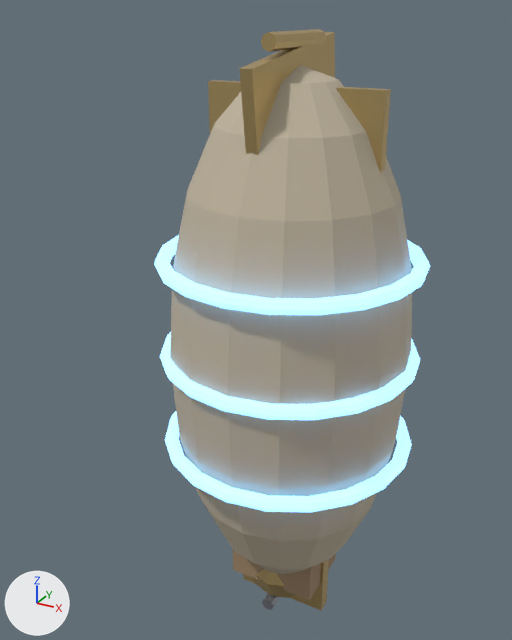
Before and after pictures for a commit that changed the glTF model game/assets/models/gearforge_airship.glb.
Before and after are seen from a 50 mm camera at (4.65, -9.6, 8.0) aimed at (-0.71, 0.15, 3.13). The lights are fixed; the arrows at lower left show +X, +Y and +Z. The picture after the commit comes second. Vertices at exactly the same position are counted once.

The scene before the commit, as lines of its bpy script (objects in view):
```python
ob_gearforge_airship_band_12 = bpy.data.objects.new('gearforge_airship_band_12', me_torus)
ob_gearforge_airship_band_12.location = (0.0, 0.0, 1.2)
ob_gearforge_airship_band_28 = bpy.data.objects.new('gearforge_airship_band_28', me_torus_001)
ob_gearforge_airship_band_28.location = (0.0, 0.0, 2.8)
ob_gearforge_airship_band_44 = bpy.data.objects.new('gearforge_airship_band_44', me_torus_002)
ob_gearforge_airship_band_44.location = (0.0, 0.0, 4.4)
ob_gearforge_airship_envelope = bpy.data.objects.new('gearforge_airship_envelope', me_sphere)
ob_gearforge_airship_envelope.location = (0.0, 0.0, 0.0)
ob_gearforge_airship_fin_h = bpy.data.objects.new('gearforge_airship_fin_h', me_cube_001)
ob_gearforge_airship_fin_h.location = (0.0, 0.0, 0.0)
ob_gearforge_airship_fin_v = bpy.data.objects.new('gearforge_airship_fin_v', me_cube)
ob_gearforge_airship_fin_v.location = (0.0, 0.0, 0.0)
ob_gearforge_airship_gondola = bpy.data.objects.new('gearforge_airship_gondola', me_cube_002)
ob_gearforge_airship_gondola.location = (0.0, 0.0, 0.0)
ob_gearforge_airship_gondola_trim = bpy.data.objects.new('gearforge_airship_gondola_trim', me_cube_003)
ob_gearforge_airship_gondola_trim.location = (0.0, 0.0, 0.0)
ob_gearforge_airship_tail_spike = bpy.data.objects.new('gearforge_airship_tail_spike', me_cylinder)
ob_gearforge_airship_tail_spike.location = (0.0, 0.0, 0.0)
```
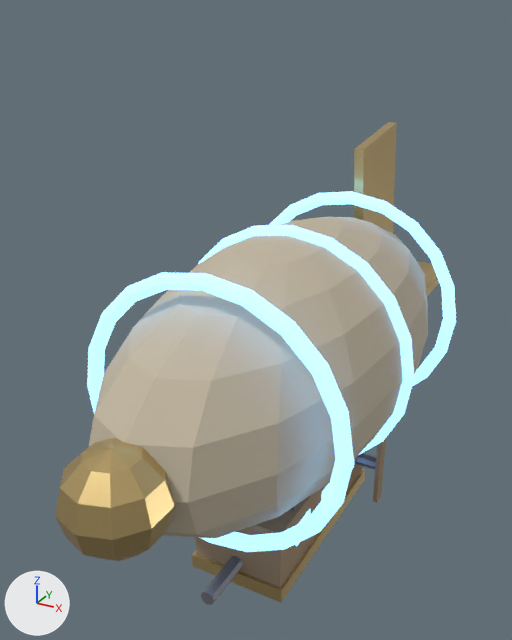
What differs and where, as boxes [x1, y1, x2, y2] in the pictures (512 x 640 px):
'gearforge_airship_envelope', rescaled (40% wider, 37% shorter)
    before: [170, 65, 412, 574]
    after: [89, 217, 428, 538]
'gearforge_airship_nose', moved
    before: [254, 569, 296, 598]
    after: [55, 438, 174, 561]
'gearforge_airship_band_75', added
    after: [87, 272, 354, 552]
'gearforge_airship_fin_v', reshaped (55% narrower, 10% shorter)
    before: [239, 32, 335, 156]
    after: [354, 122, 397, 233]
'gearforge_airship_band_44', deleted
    before: [154, 235, 430, 315]
'gearforge_airship_band_12', deleted
    before: [165, 411, 412, 513]
'gearforge_airship_gondola', rescaled
    before: [233, 549, 336, 600]
    after: [195, 458, 362, 588]
'gearforge_airship_band_28', deleted
    before: [160, 332, 420, 420]
'gearforge_airship_band_100', added
    after: [198, 225, 414, 455]
'gearforge_airship_band_125', added
    after: [269, 191, 456, 386]
'gearforge_airship_fin_h', moved, rescaled
    before: [208, 80, 391, 173]
    after: [417, 261, 448, 296]
'gearforge_airship_gondola_trim', rescaled
    before: [243, 560, 329, 610]
    after: [192, 469, 365, 603]
'gearforge_airship_tail_spike', moved (not visible afterwards)
    before: [261, 29, 326, 52]
'gearforge_airship_prop_blade_10', added (beige)
    after: [373, 438, 386, 503]
'gearforge_airship_prop_hub_10', added
    after: [355, 453, 376, 470]
'gearforge_airship_win_90', added (mostly hidden)
    after: [296, 509, 311, 546]

What changed in the scene script:
```text
Change me_sphere:
    remove me_sphere.from_pydata(...)  # 146 vertices, 288 faces; spans x -2.0..2.0, y -2.0..2.0, z -1.7..7.3
    add me_sphere.from_pydata(...)  # 146 vertices, 288 faces; spans x -2.0..2.0, y -4.5..4.5, z 0.8..4.8
    me_sphere part 1: the whole mesh is scaled about its middle by (1, 2.25, 0.444)
Change me_cube_001:
    remove me_cube_001.from_pydata(...)  # 8 vertices, 12 faces; spans x -1.4..1.4, y -0.09..0.09, z 5.4..7.0
    add me_cube_001.from_pydata(...)  # 8 vertices, 12 faces; spans x -1.4..1.4, y 3.0..4.6, z 2.91..3.09
    me_cube_001 part 2: the whole mesh is scaled about its middle by (1, 8.89, 0.112), then moved by (0.0, 3.8, -3.2)
Change me_cube:
    remove me_cube.from_pydata(...)  # 8 vertices, 12 faces; spans x -0.09..0.09, y -1.41..1.41, z 5.53..7.67
    add me_cube.from_pydata(...)  # 8 vertices, 12 faces; spans x -0.09..0.09, y 2.73..4.87, z 3.09..5.91
    me_cube part 3
    me_cube.vertices[0].co: (-0.09, -1.16, 5.53) -> (-0.09, 3.09, 3.09)
    me_cube.vertices[1].co: (-0.09, -1.41, 7.31) -> (-0.09, 2.73, 5.66)  # pixel (239, 68) -> pixel (354, 148)
    me_cube.vertices[2].co: (-0.09, 1.41, 5.89) -> (-0.09, 4.87, 3.34)
    me_cube.vertices[3].co: (-0.09, 1.16, 7.67) -> (-0.09, 4.51, 5.91)  # pixel (323, 31) -> pixel (388, 122)
    me_cube.vertices[4].co: (0.09, -1.16, 5.53) -> (0.09, 3.09, 3.09)
    me_cube.vertices[5].co: (0.09, -1.41, 7.31) -> (0.09, 2.73, 5.66)  # pixel (251, 68) -> pixel (363, 149)
    me_cube.vertices[6].co: (0.09, 1.41, 5.89) -> (0.09, 4.87, 3.34)
    me_cube.vertices[7].co: (0.09, 1.16, 7.67) -> (0.09, 4.51, 5.91)  # pixel (334, 32) -> pixel (396, 122)
Change me_cube_002:
    remove me_cube_002.from_pydata(...)  # 8 vertices, 12 faces; spans x -0.8..0.8, y -0.6..0.6, z -1.8..1.8
    add me_cube_002.from_pydata(...)  # 8 vertices, 12 faces; spans x -0.8..0.8, y -1.8..1.8, z -0.6..0.6
    me_cube_002 part 4: the whole mesh is scaled about its middle by (1, 3, 0.333)
Change me_cube_003:
    remove me_cube_003.from_pydata(...)  # 8 vertices, 12 faces; spans x -0.85..0.85, y -0.12..0.12, z -2.45..1.25
    add me_cube_003.from_pydata(...)  # 8 vertices, 12 faces; spans x -0.85..0.85, y -1.85..1.85, z -0.73..-0.48
    me_cube_003 part 5: the whole mesh is scaled about its middle by (1, 14.8, 0.0676)
Change me_cylinder:
    remove me_cylinder.from_pydata(...)  # 16 vertices, 28 faces; spans x -0.12..0.12, y -0.8..0.8, z 7.48..7.72
    add me_cylinder.from_pydata(...)  # 16 vertices, 28 faces; spans x -0.12..0.12, y 4.2..5.8, z 2.68..2.92
    me_cylinder part 6: the whole mesh is moved by (0.0, 5.0, -4.8)
Remove ob_gearforge_airship_band_12:
    ob_gearforge_airship_band_12 = bpy.data.objects.new('gearforge_airship_band_12', me_torus)
Remove ob_gearforge_airship_band_28:
    ob_gearforge_airship_band_28 = bpy.data.objects.new('gearforge_airship_band_28', me_torus_001)
Remove ob_gearforge_airship_band_44:
    ob_gearforge_airship_band_44 = bpy.data.objects.new('gearforge_airship_band_44', me_torus_002)
Change ob_gearforge_airship_nose:
    ob_gearforge_airship_nose.location: (0.0, 0.0, -1.7) -> (0.0, -4.5, 2.8)
Add ob_gearforge_airship_win_90:
    ob_gearforge_airship_win_90 = bpy.data.objects.new('gearforge_airship_win_90', me_cube_004_1)  # a box spanning x -0.82..0.82, y -1.25..-0.75, z -0.05..0.35; in mat_gearforge_airship_glow_mat (blue #7cbcff, glowing blue #7cbcff)
    ob_gearforge_airship_win_90.location = (0.0, 0.0, 0.0)
Add ob_gearforge_airship_prop_hub_10:
    ob_gearforge_airship_prop_hub_10 = bpy.data.objects.new('gearforge_airship_prop_hub_10', me_cylinder_007_1)  # an 8-sided cylinder along x spanning x 0.8..1.2, y 1.38..1.62, z -0.12..0.12; in mat_gearforge_airship_iron_mat (grey #868993)
    ob_gearforge_airship_prop_hub_10.location = (0.0, 0.0, 0.0)
Add ob_gearforge_airship_prop_blade_10:
    ob_gearforge_airship_prop_blade_10 = bpy.data.objects.new('gearforge_airship_prop_blade_10', me_cube_009_1)  # a box spanning x 1.21..1.29, y 1.38..1.62, z -0.8..0.8; in mat_gearforge_airship_wood_mat (beige #a2896c)
    ob_gearforge_airship_prop_blade_10.location = (0.0, 0.0, 0.0)
Add ob_gearforge_airship_band_125:
    ob_gearforge_airship_band_125 = bpy.data.objects.new('gearforge_airship_band_125', me_torus_002_1)  # a torus around y (ring radius 2.02, tube radius 0.12) spanning x -2.14..2.14, y 2.38..2.62, z 0.66..4.94; in mat_gearforge_airship_glow_mat (blue #7cbcff, glowing blue #7cbcff)
    ob_gearforge_airship_band_125.location = (0.0, 0.0, 0.0)
Add ob_gearforge_airship_band_100:
    ob_gearforge_airship_band_100 = bpy.data.objects.new('gearforge_airship_band_100', me_torus_001_1)  # a torus around y (ring radius 2.02, tube radius 0.12) spanning x -2.14..2.14, y -0.12..0.12, z 0.66..4.94; in mat_gearforge_airship_glow_mat (blue #7cbcff, glowing blue #7cbcff)
    ob_gearforge_airship_band_100.location = (0.0, 0.0, 0.0)
Add ob_gearforge_airship_band_75:
    ob_gearforge_airship_band_75 = bpy.data.objects.new('gearforge_airship_band_75', me_torus_1)  # a torus around y (ring radius 2.02, tube radius 0.12) spanning x -2.14..2.14, y -2.62..-2.38, z 0.66..4.94; in mat_gearforge_airship_glow_mat (blue #7cbcff, glowing blue #7cbcff)
    ob_gearforge_airship_band_75.location = (0.0, 0.0, 0.0)
```
